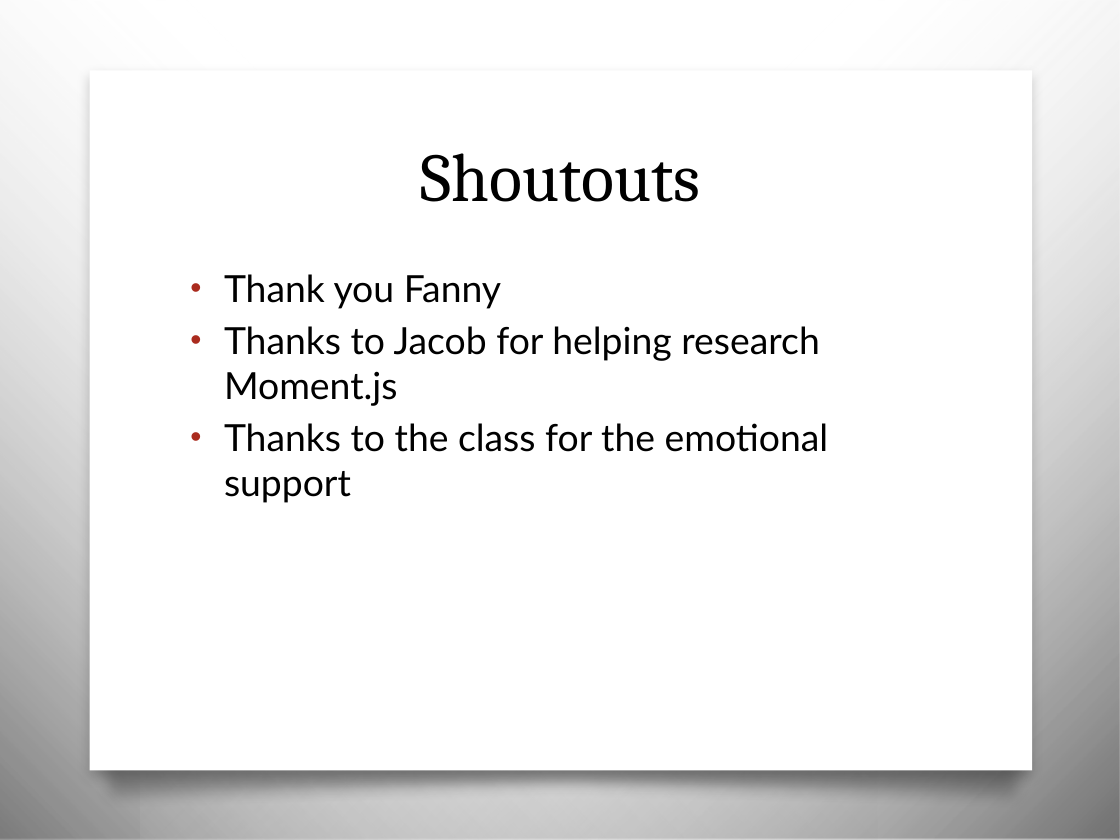
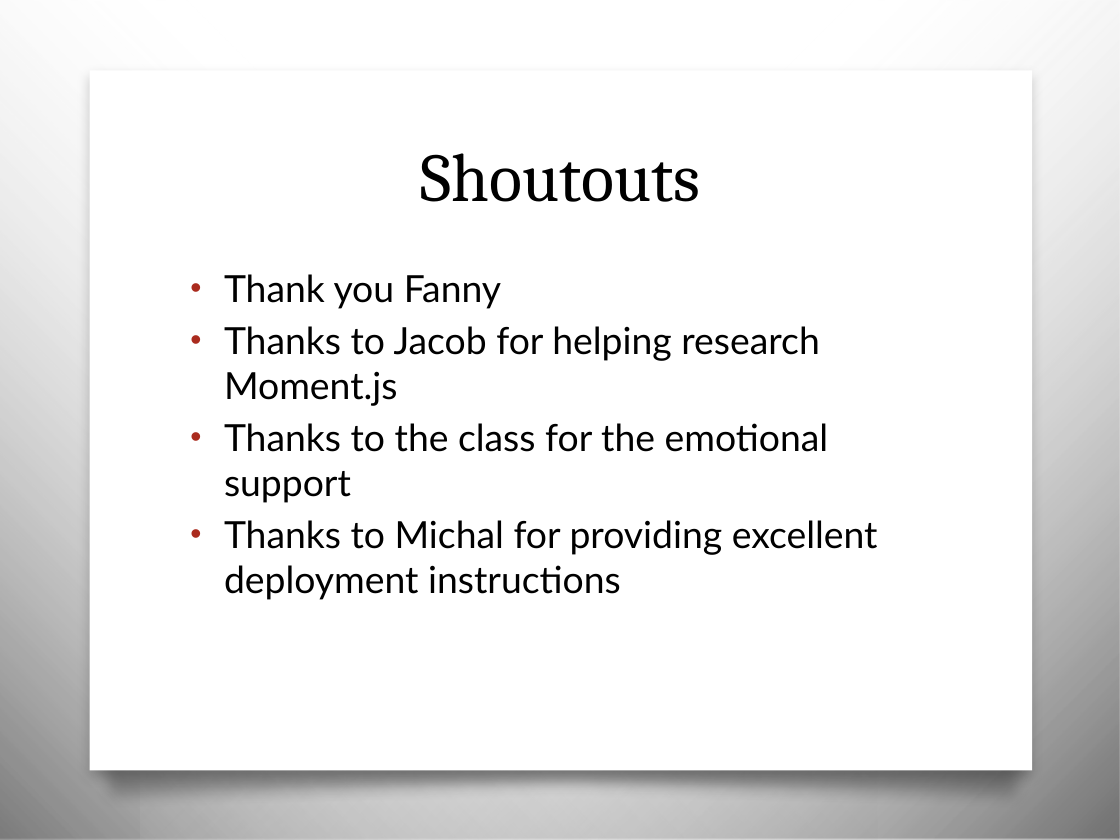
Before and after one commit to stacief510/project3-scheduler, a slide deck: slide 8 of Scheduler Presentation.pptx (slide 6 before the commit). Drawn at 1120x840 pixels with LibreOffice and Linux fonts; fonts in the diff are those of the drawing; background and template pictures are left out. Boxes give left, top, right and bottom in pixels: in the first picture for what was removed or moved away, otherwise in the second. Text is boxed around its words. In the diff, an @@ line names an element or a change of style, - is before the commit and + after.

```diff
--- a/Scheduler Presentation.pptx
+++ b/Scheduler Presentation.pptx
@@ text at [224, 520, 878, 600]: paragraph added @@
+• Thanks to Michal for providing excellent deployment instructions
```
Also in this commit, not shown: 2 slides added, 1 other file.
